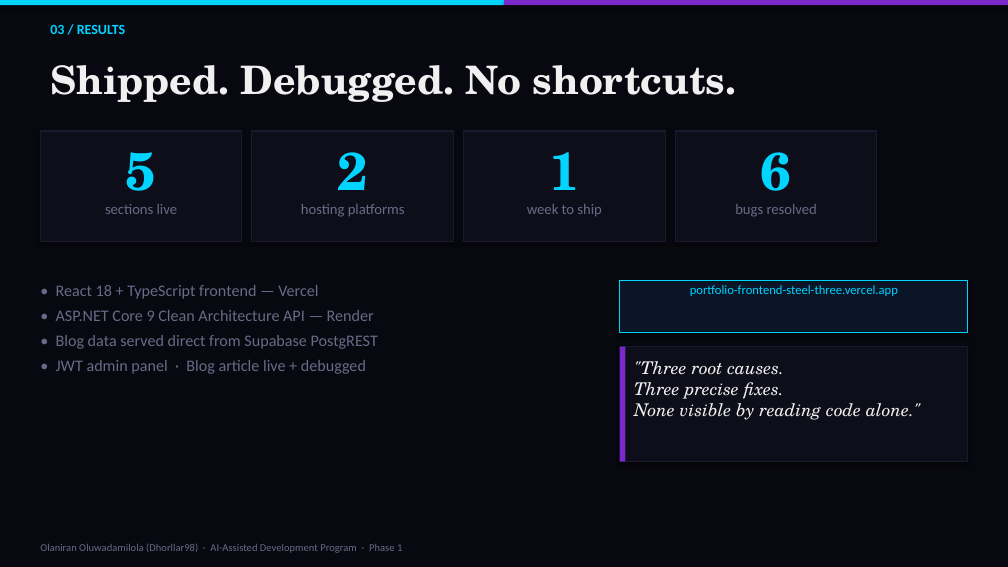
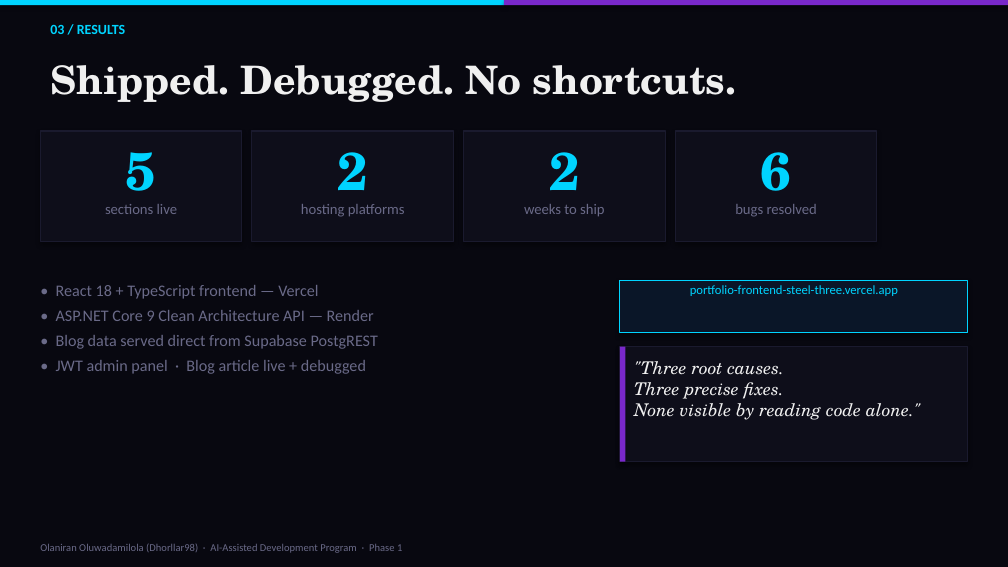
Before and after one commit to Dhorllar98/personal-portfolio, a slide deck: slide 3 of docs/task01-presentation.pptx. Drawn at 1008x567 pixels with LibreOffice and Linux fonts; fonts in the diff are those of the drawing. Boxes give left, top, right and bottom in pixels: in the first picture for what was removed or moved away, otherwise in the second. Text is boxed around its words. In the diff, an @@ line names an element or a change of style, - is before the commit and + after.

```diff
--- a/docs/task01-presentation.pptx
+++ b/docs/task01-presentation.pptx
@@ text at [549, 152, 580, 208]: text changed @@
-1
+2
@@ text at [524, 204, 604, 217]: text changed @@
-week to ship
+weeks to ship
```
Also in this commit, not shown: 1 other slide changed.
